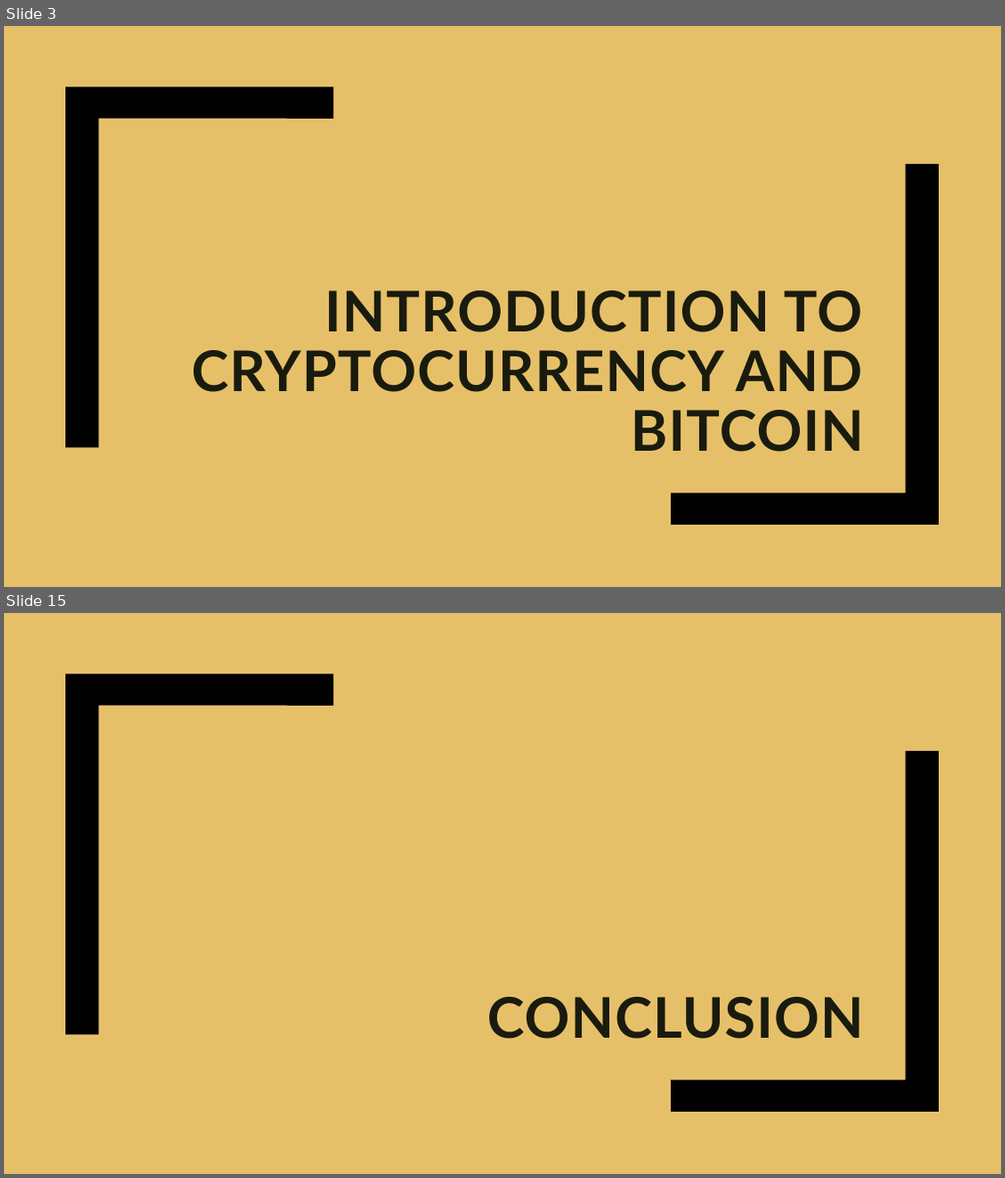
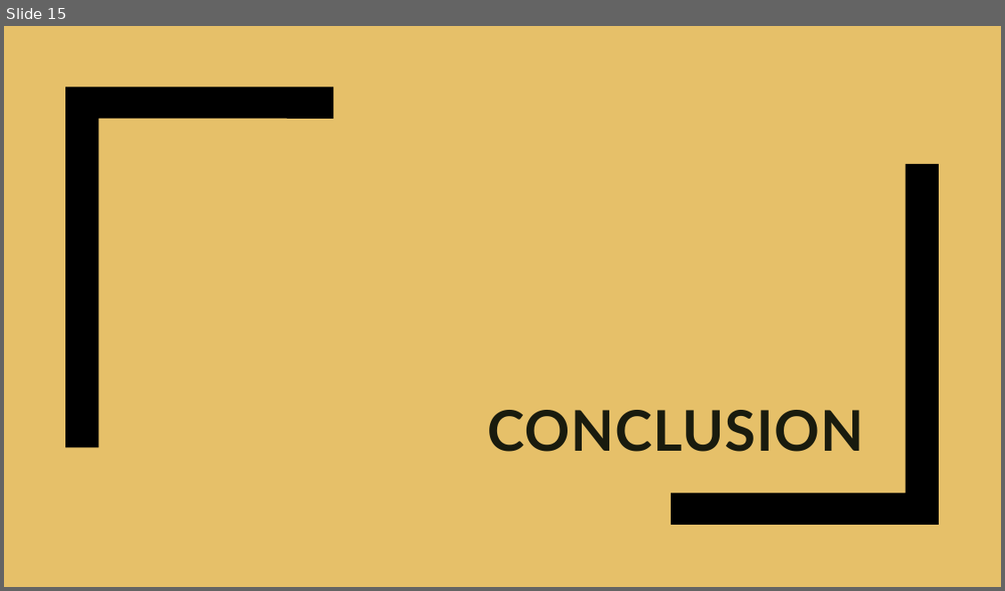
Before and after one commit to Sanyam33/Document-To-PPT-Converter, a slide deck: summary.pptx. Shown one above the other, each under a label of ours: slides 3 and 15 before the commit, slide 15 after it; the slides between them are not shown. The pictures are 1005x1178 and 1005x591 pixels, drawn with LibreOffice and Linux fonts; fonts in the diff are those of the drawing. Boxes give left, top, right and bottom in pixels: in the first picture for what was removed or moved away, otherwise in the second. Text is boxed around its words. In the diff, an @@ line names an element or a change of style, - is before the commit and + after.

```diff
--- a/summary.pptx
+++ b/summary.pptx
@@ slide 3 removed at (4, 26, 1001, 587), background #E6C069; not listed: 2 template elements that a slide beside it also shows @@
@@ title removed at (192, 290, 864, 451) @@
-INTRODUCTION TO CRYPTOCURRENCY AND BITCOIN
```
Also in this commit, not shown: 1 slide changed, 14 slides added, 13 other slides removed, 3 other files.
